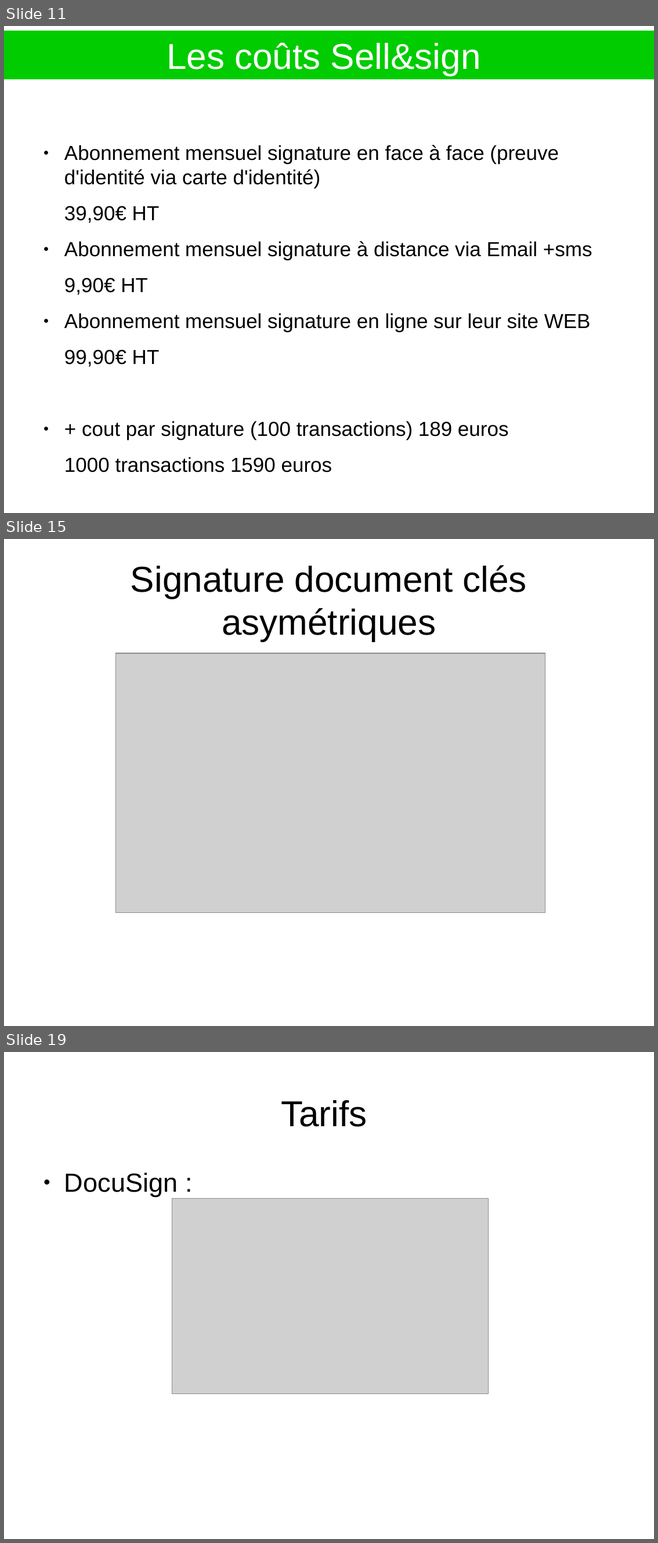
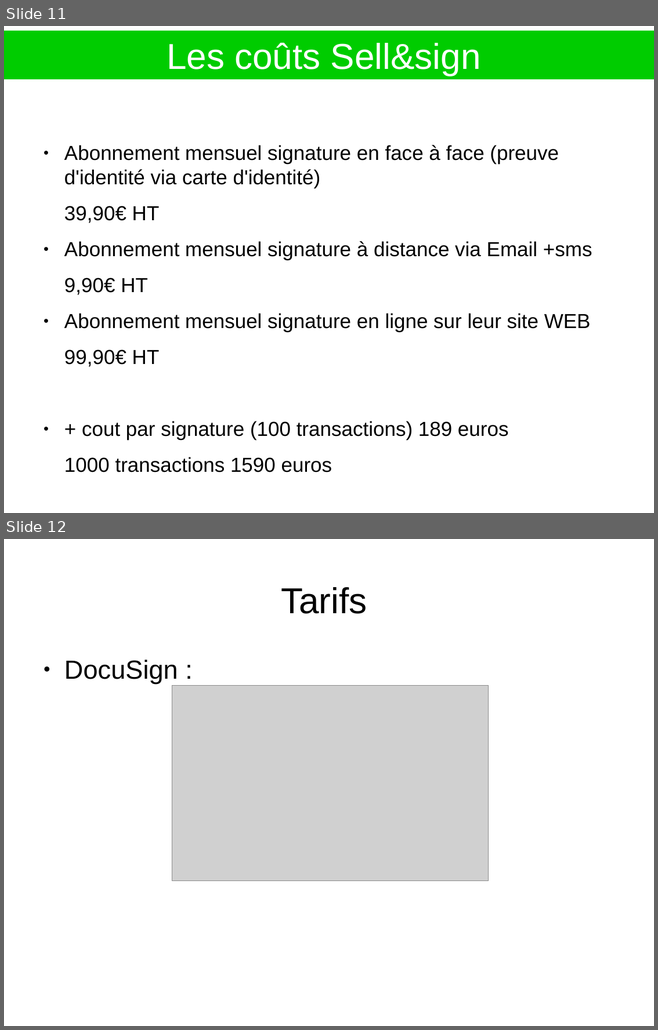
Before and after one commit to heylve/current, a slide deck: Presentations/SignatureElec.odp. Shown one above the other, each under a label of ours: slides 11, 15 and 19 before the commit, slides 11 and 12 after it; the slides between them are not shown. The pictures are 658x1543 and 658x1030 pixels, drawn with LibreOffice and Linux fonts; fonts in the diff are those of the drawing; grey boxes stand for pictures. Boxes give left, top, right and bottom in pixels: in the first picture for what was removed or moved away, otherwise in the second. Text is boxed around its words. In the diff, an @@ line names an element or a change of style, - is before the commit and + after.

```diff
--- a/Presentations/SignatureElec.odp
+++ b/Presentations/SignatureElec.odp
@@ slide 15 removed at (4,539,654,1026), background #FFFFFF @@
@@ title removed at (130,565,526,642) @@
-Signature document clés asymétriques
@@ picture removed at (115,653,545,913) @@
@@ what was slide 19 is now slide 12 @@
```
Also in this commit, not shown: 2 slides changed, 6 other slides removed, 3 other files.
